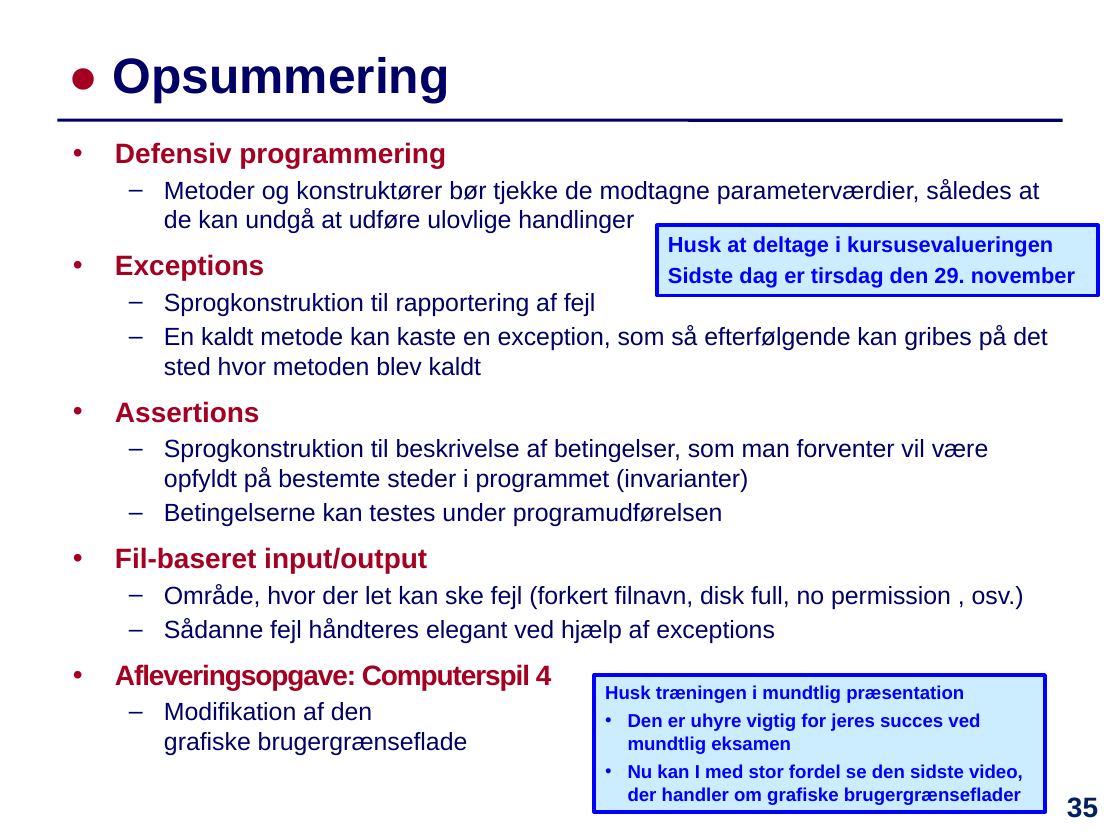
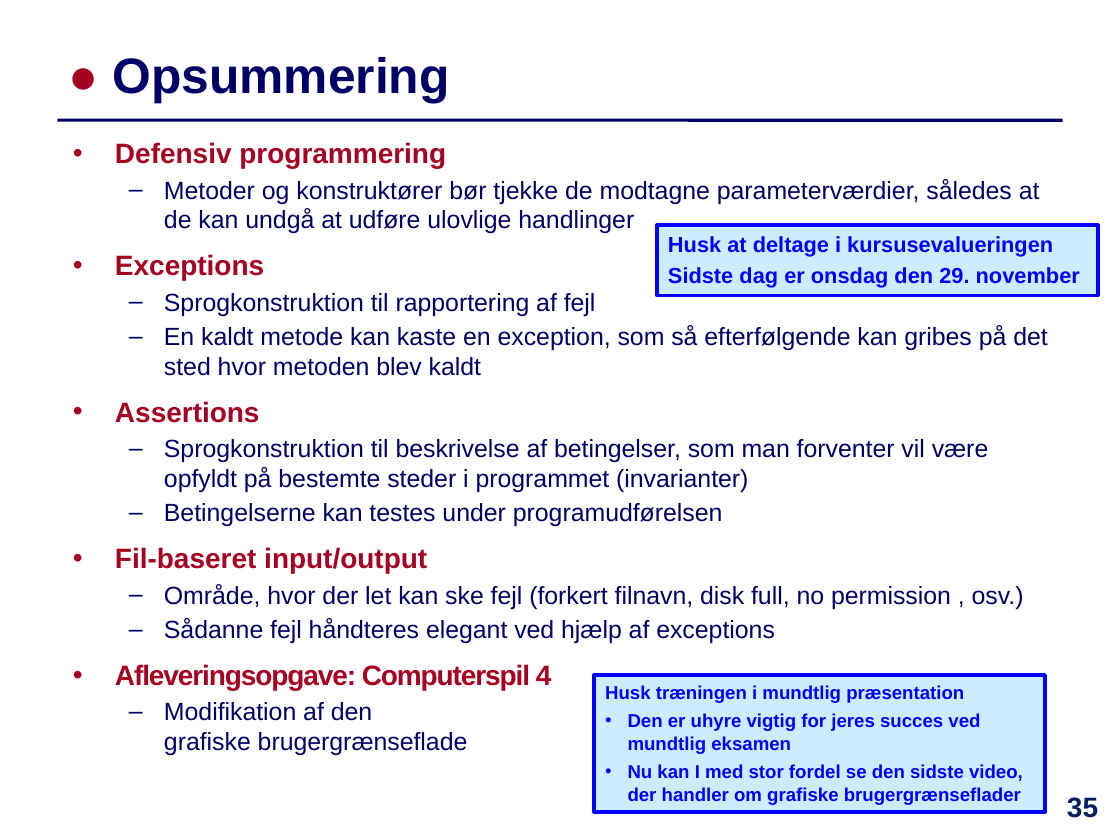
Before and after one commit to IntProgAU/Materiale, a slide deck: slide 35 of web/e23/uge_14/Slides-Uge14.pptx. Drawn at 1120x840 pixels with LibreOffice and Linux fonts; fonts in the diff are those of the drawing. Boxes give left, top, right and bottom in pixels: in the first picture for what was removed or moved away, otherwise in the second. Text is boxed around its words. In the diff, an @@ line names an element or a change of style, - is before the commit and + after.

```diff
--- a/web/e23/uge_14/Slides-Uge14.pptx
+++ b/web/e23/uge_14/Slides-Uge14.pptx
@@ text in rectangle at [668,267,1080,288]: text changed @@
-Sidste dag er tirsdag den 29. november
+Sidste dag er onsdag den 29. november
```
Also in this commit, not shown: 8 other slides changed, 1 other file.
